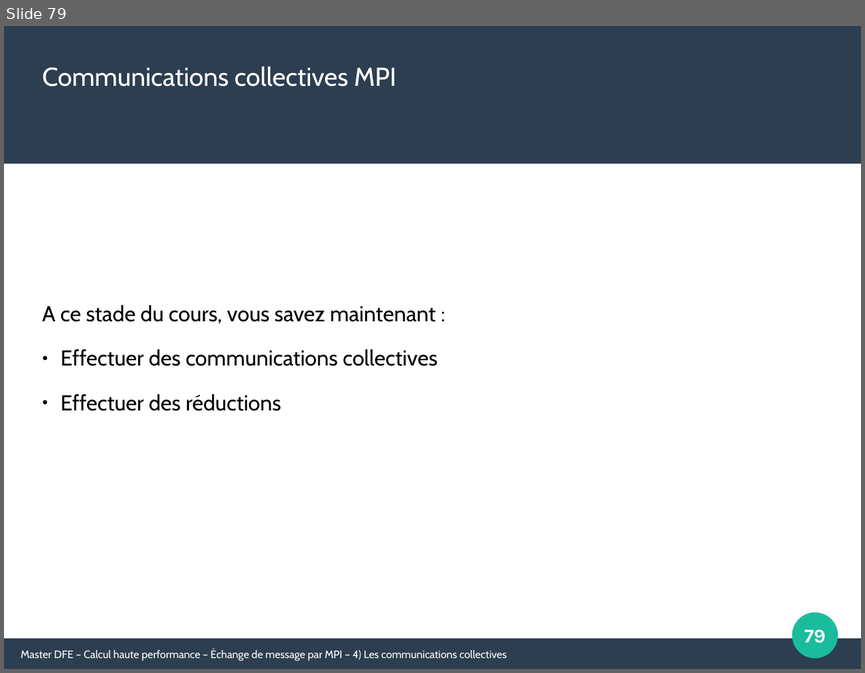
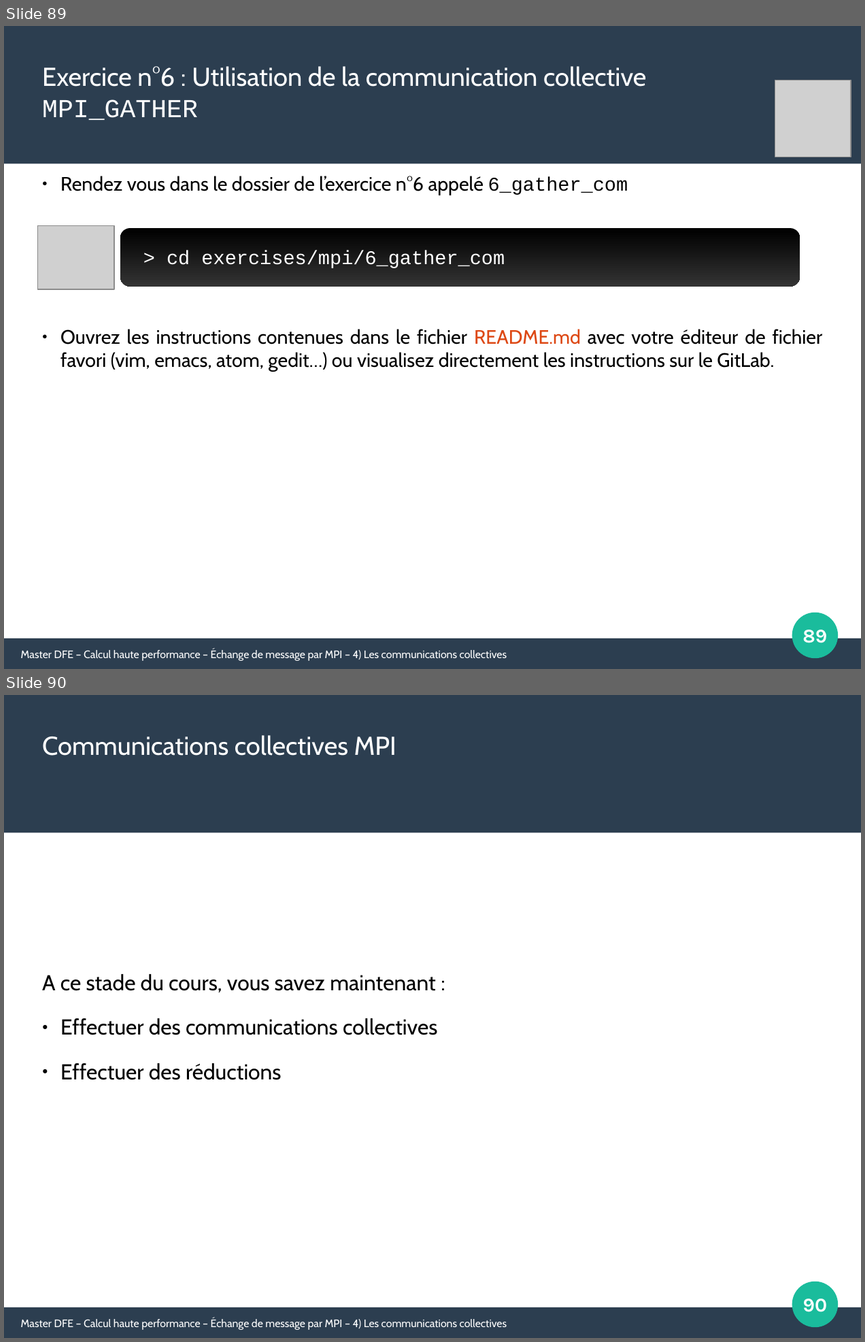
Before and after one commit to Maison-de-la-Simulation/HPC-DFE-Paris-Saclay, a slide deck: support/MPI.odp. Shown one above the other, each under a label of ours: slide 79 before the commit, slides 89 and 90 after it. The pictures are 865x673 and 865x1342 pixels, drawn with LibreOffice and Linux fonts; fonts in the diff are those of the drawing; grey boxes stand for pictures. Boxes give left, top, right and bottom in pixels: in the first picture for what was removed or moved away, otherwise in the second. Text is boxed around its words. In the diff, an @@ line names an element or a change of style, - is before the commit and + after.

Commit message:
Update of the MPI course with MPI_Gatherv

```diff
--- a/support/MPI.odp
+++ b/support/MPI.odp
@@ slide 89 added at [4,26,861,669], background #FFFFFF; not listed: 3 template elements that a slide beside it also shows @@
@@ text added at [42,66,646,120], 24 pt, text #FFFFFF @@
+Exercice n°6 : Utilisation de la communication collective MPI_GATHER
@@ picture added at [775,80,851,157] @@
@@ text added at [60,176,628,195], 18 pt, text #000000 @@
+● Rendez vous dans le dossier de l’exercice n°6 appelé 6_gather_com
@@ picture added at [37,226,113,288] @@
@@ rounded rectangle added at [121,228,800,286], fill gradient #000000 to #333333 @@
@@ text added at [167,250,504,268], 18 pt, text #FFFFFF @@
+> cd exercises/mpi/6_gather_com
@@ text added at [60,329,823,371], 18 pt, text #000000 @@
+● Ouvrez les instructions contenues dans le fichier README.md avec votre éditeur de fichier favori (vim, emacs, atom, gedit…) ou visualisez directement les instructions sur le GitLab.
@@ page number added at [802,629,827,643], 18 pt, text #FFFFFF, bold @@
+89
@@ text added at [21,648,507,660], 10 pt, text #FFFFFF @@
+Master DFE – Calcul haute performance – Échange de message par MPI – 4) Les communications collectives
@@ what was slide 79 is now slide 90 @@
@@ page number at [803,1298,827,1312]: text changed @@
-79
+90
```
Also in this commit, not shown: 3 slides changed, 10 other slides added, 1 other file.
